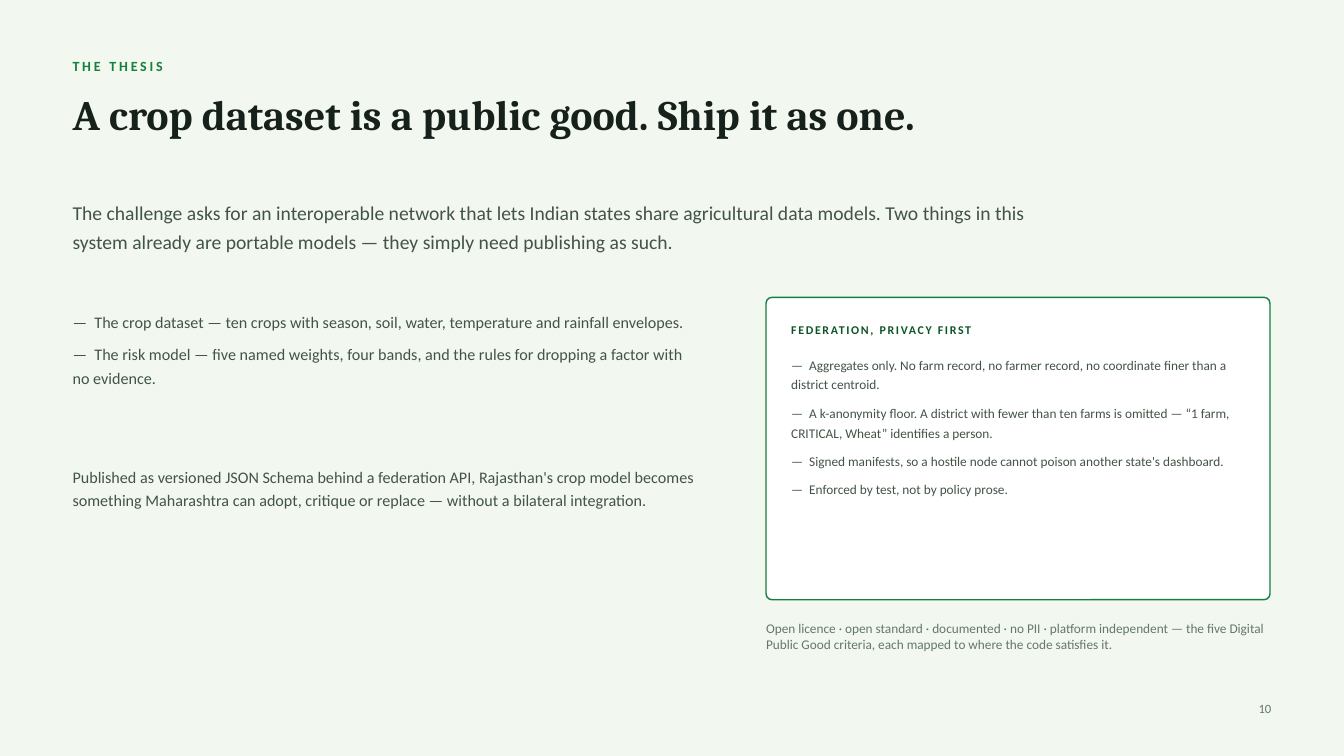
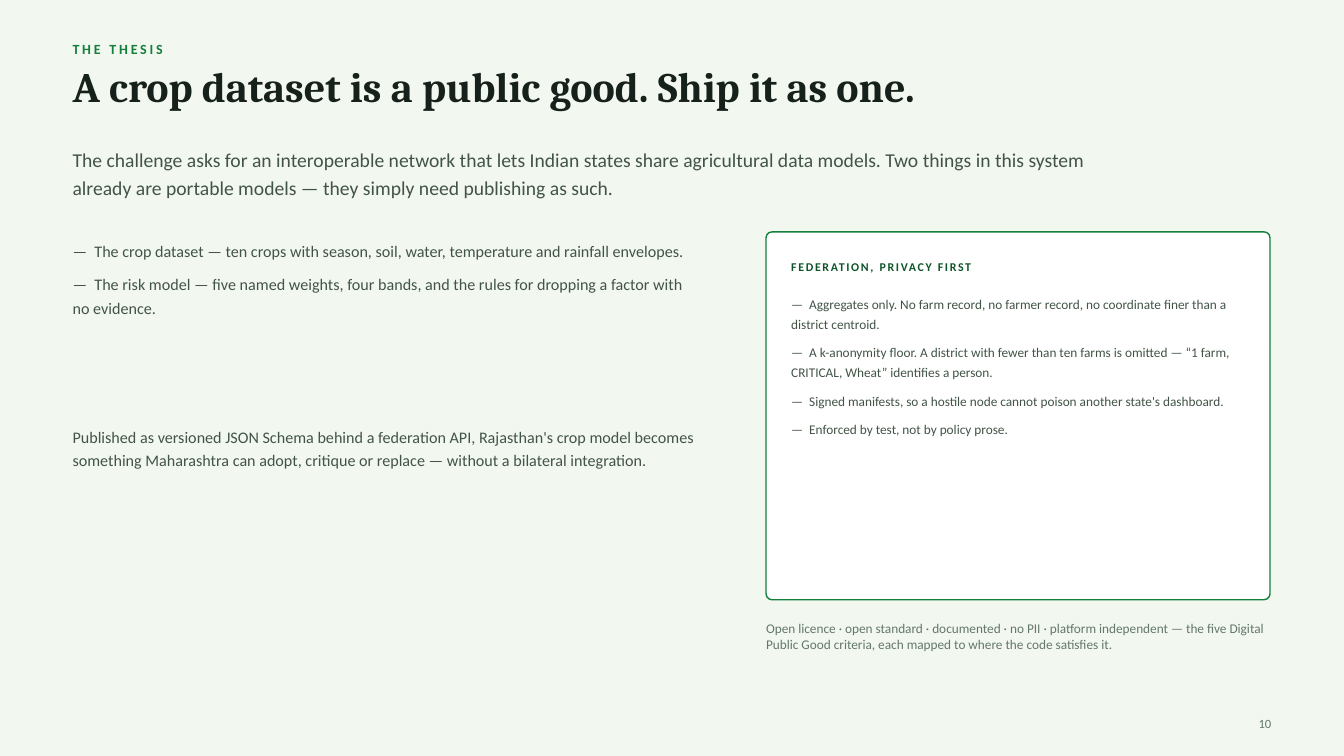
Before and after one commit to AkshatSharmaXD/AgriMitra-Climate, a slide deck: slide 10 of docs/AgriMitra-Climate-Deck.pptx. Drawn at 1344x756 pixels with LibreOffice and Linux fonts; fonts in the diff are those of the drawing. Boxes give left, top, right and bottom in pixels: in the first picture for what was removed or moved away, otherwise in the second. Text is boxed around its words. In the diff, an @@ line names an element or a change of style, - is before the commit and + after.

```diff
--- a/docs/AgriMitra-Climate-Deck.pptx
+++ b/docs/AgriMitra-Climate-Deck.pptx
@@ text "THE THESIS": place and size @@
-text "THE THESIS" at box(73, 62, 162, 71)
+text "THE THESIS" at box(73, 45, 162, 54)
@@ text "A crop dataset is a ...": place and size @@
-text "A crop dataset is a ..." at box(73, 101, 914, 140)
+text "A crop dataset is a ..." at box(73, 73, 914, 112)
@@ text "The challenge asks for an ..." rewrapped from box(73, 206, 1024, 253) to box(73, 153, 1084, 199) @@
@@ text "— The crop dataset — ...": place and size @@
-text "— The crop dataset — ..." at box(73, 317, 683, 384)
+text "— The crop dataset — ..." at box(73, 246, 683, 314)
@@ rounded rectangle: place and size @@
-rounded rectangle at box(766, 297, 1270, 600)
+rounded rectangle at box(766, 232, 1270, 600)
@@ rounded rectangle at box(766, 232, 1270, 600): proportions changed @@
@@ text "FEDERATION, PRIVACY FIRST": place and size @@
-text "FEDERATION, PRIVACY FIRST" at box(791, 318, 1245, 343)
+text "FEDERATION, PRIVACY FIRST" at box(791, 254, 1245, 279)
@@ text "— Aggregates only. No farm ...": place and size @@
-text "— Aggregates only. No farm ..." at box(791, 360, 1230, 496)
+text "— Aggregates only. No farm ..." at box(791, 299, 1230, 436)
@@ text "Published as versioned JSON Schema ...": place and size @@
-text "Published as versioned JSON Schema ..." at box(73, 472, 694, 509)
+text "Published as versioned JSON Schema ..." at box(73, 432, 694, 469)
@@ text "10": place and size @@
-text "10" at box(1259, 705, 1272, 713)
+text "10" at box(1259, 720, 1272, 728)
```
Also in this commit, not shown: 12 other slides changed, 6 slides added, 2 other files.
